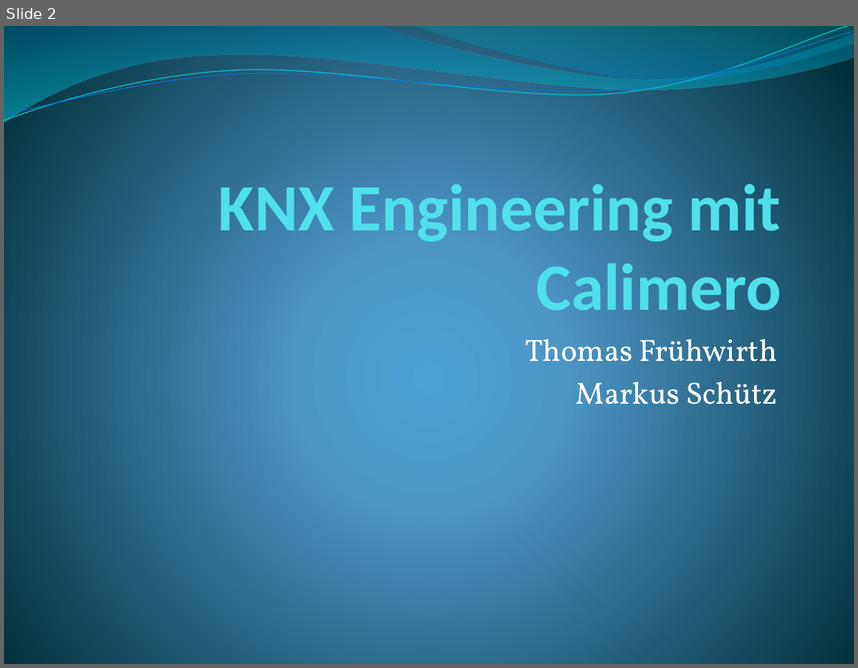
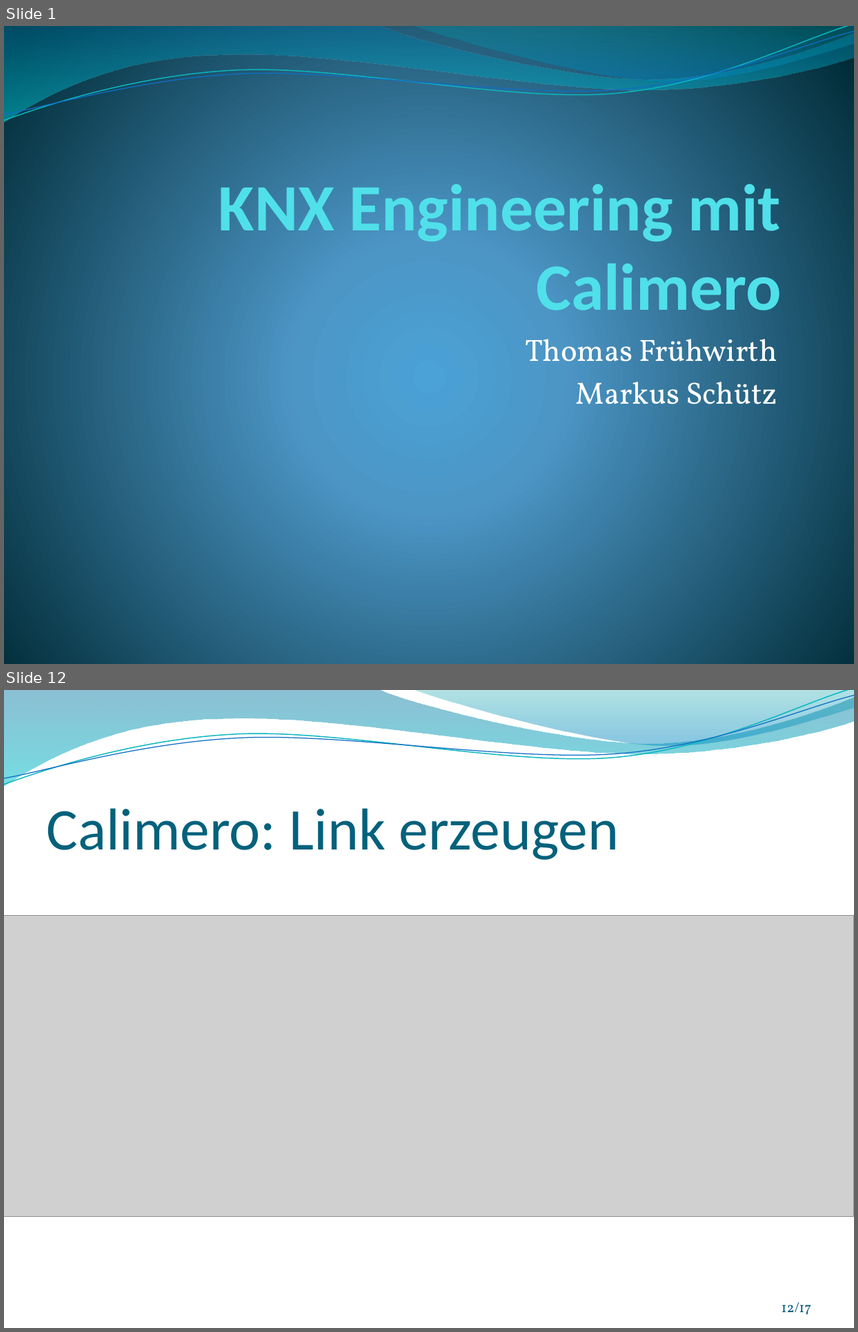
Before and after one commit to thomasfruehwirth/HBA, a slide deck: Praesentation/HBA_KNX_Frueh.pptx. Shown one above the other, each under a label of ours: slide 2 before the commit, slides 1 and 12 after it; the slides between them are not shown. The pictures are 858x668 and 858x1332 pixels, drawn with LibreOffice and Linux fonts; fonts in the diff are those of the drawing; grey boxes stand for pictures; background and template pictures are left out. Boxes give left, top, right and bottom in pixels: in the first picture for what was removed or moved away, otherwise in the second. Text is boxed around its words. In the diff, an @@ line names an element or a change of style, - is before the commit and + after.

```diff
--- a/Praesentation/HBA_KNX_Frueh.pptx
+++ b/Praesentation/HBA_KNX_Frueh.pptx
@@ slide 12 added at (4,690,854,1328), background picture (left out); not listed: 4 template elements that a slide beside it also shows @@
@@ title added at (47,808,619,860), 50 pt, text #04617B @@
+Calimero: Link erzeugen
@@ picture added at (4,915,854,1216) @@
@@ page number added at (782,1301,812,1314), 12 pt, text #045D75 @@
+12/17
@@ what was slide 2 is now slide 1 @@
```
Also in this commit, not shown: 7 slides changed, 8 other slides added, 3 slides removed, 43 other files.
